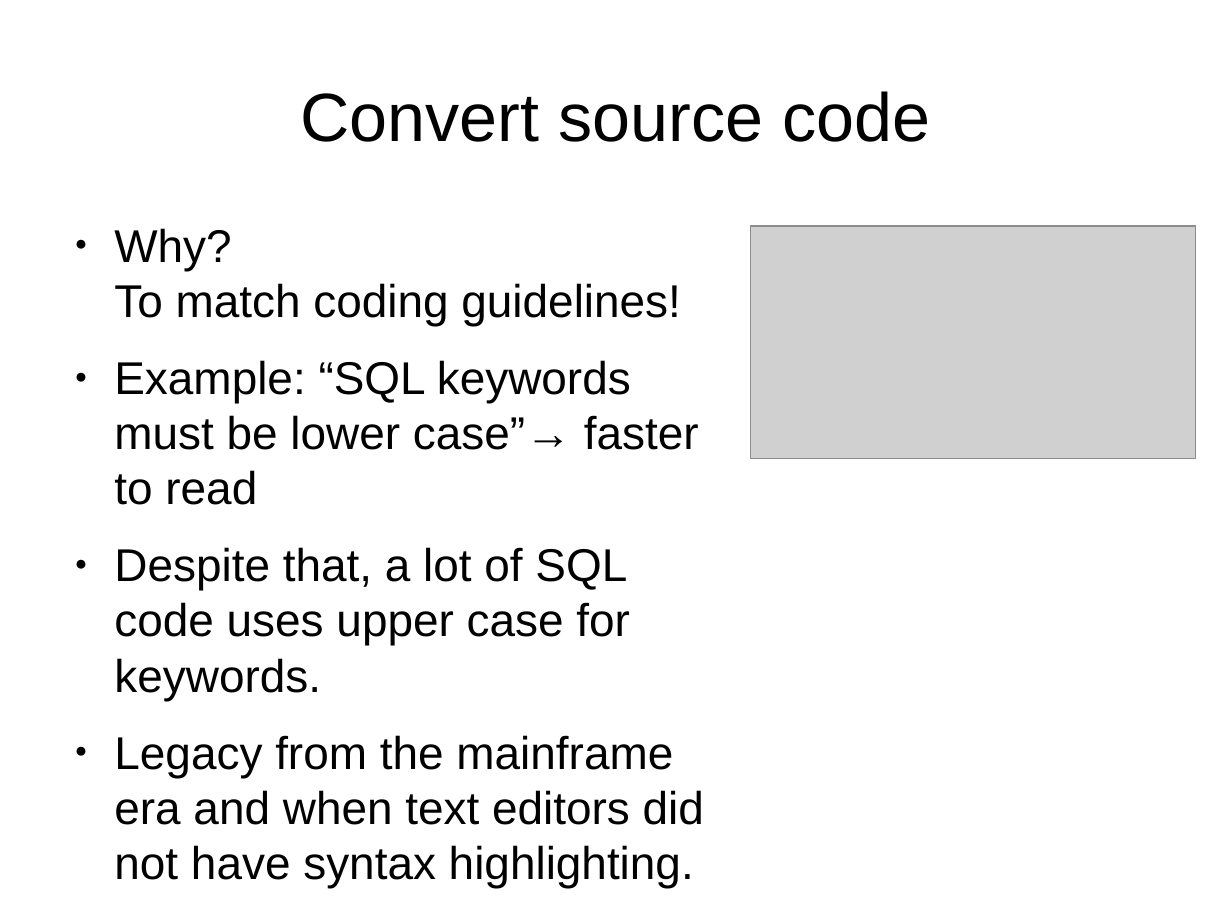
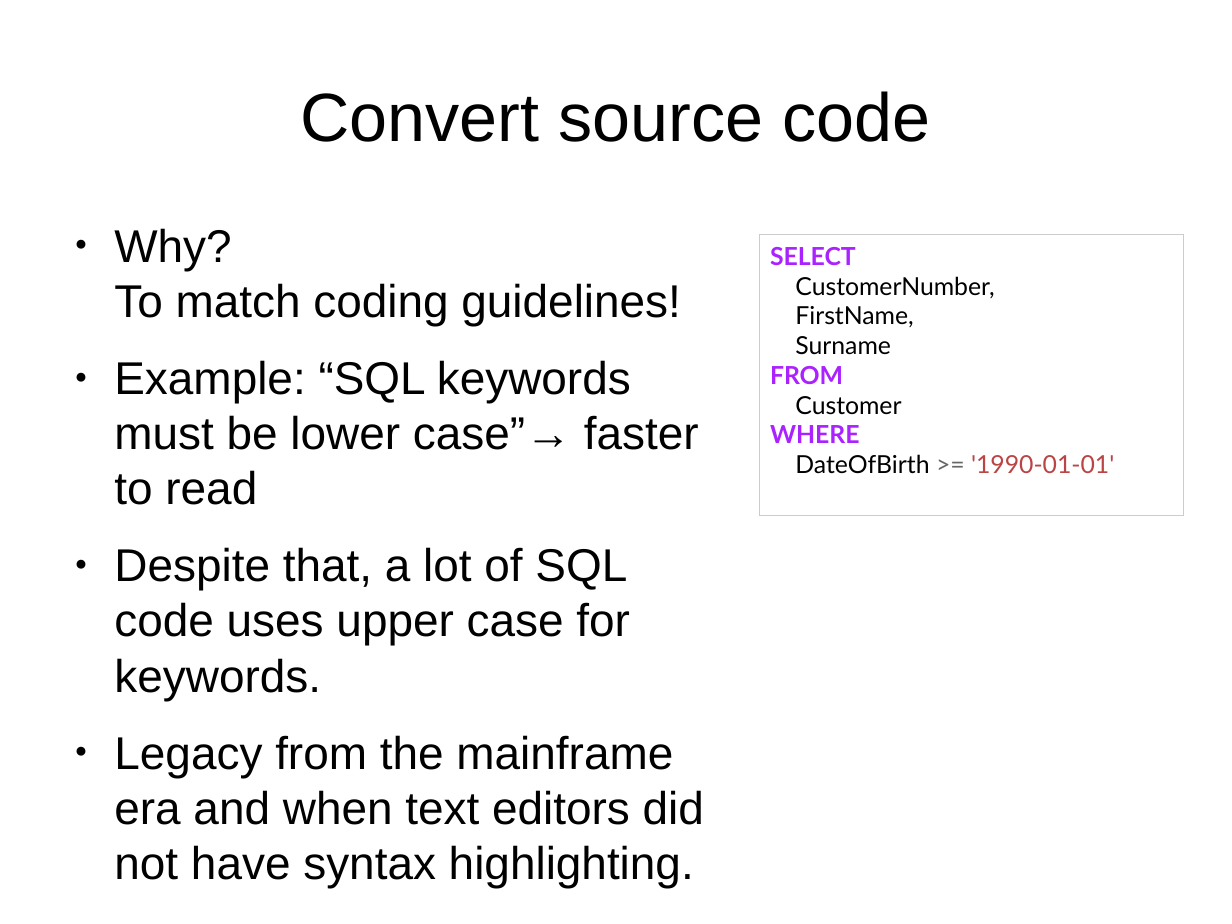
Before and after one commit to roskakori/talks, a slide deck: slide 18 of pygraz/pygments/Introduction to Pygments.odp. Drawn at 1232x924 pixels with LibreOffice and Linux fonts; fonts in the diff are those of the drawing; grey boxes stand for pictures. Boxes give left, top, right and bottom in pixels: in the first picture for what was removed or moved away, otherwise in the second. Text is boxed around its words. In the diff, an @@ line names an element or a change of style, - is before the commit and + after.

Commit message:
* Added slides for stepwise development of an own lexer. * Changed syntax highlighted Python code from HTML screenshot to inline RTF to enable copy & paste.

```diff
--- a/pygraz/pygments/Introduction to Pygments.odp
+++ b/pygraz/pygments/Introduction to Pygments.odp
@@ picture removed at <box>751,226,1196,458</box> @@
@@ rectangle added at <box>759,235,1184,515</box>, outline #CCCCCC 0 pt, 16 pt, text #000000 @@
+SELECT
+CustomerNumber,
+FirstName,
+Surname
+FROM
+Customer
+WHERE
+DateOfBirth >= '1990-01-01'
```
Also in this commit, not shown: 8 other slides changed, 14 slides added, 2 slides removed, 5 other files.
